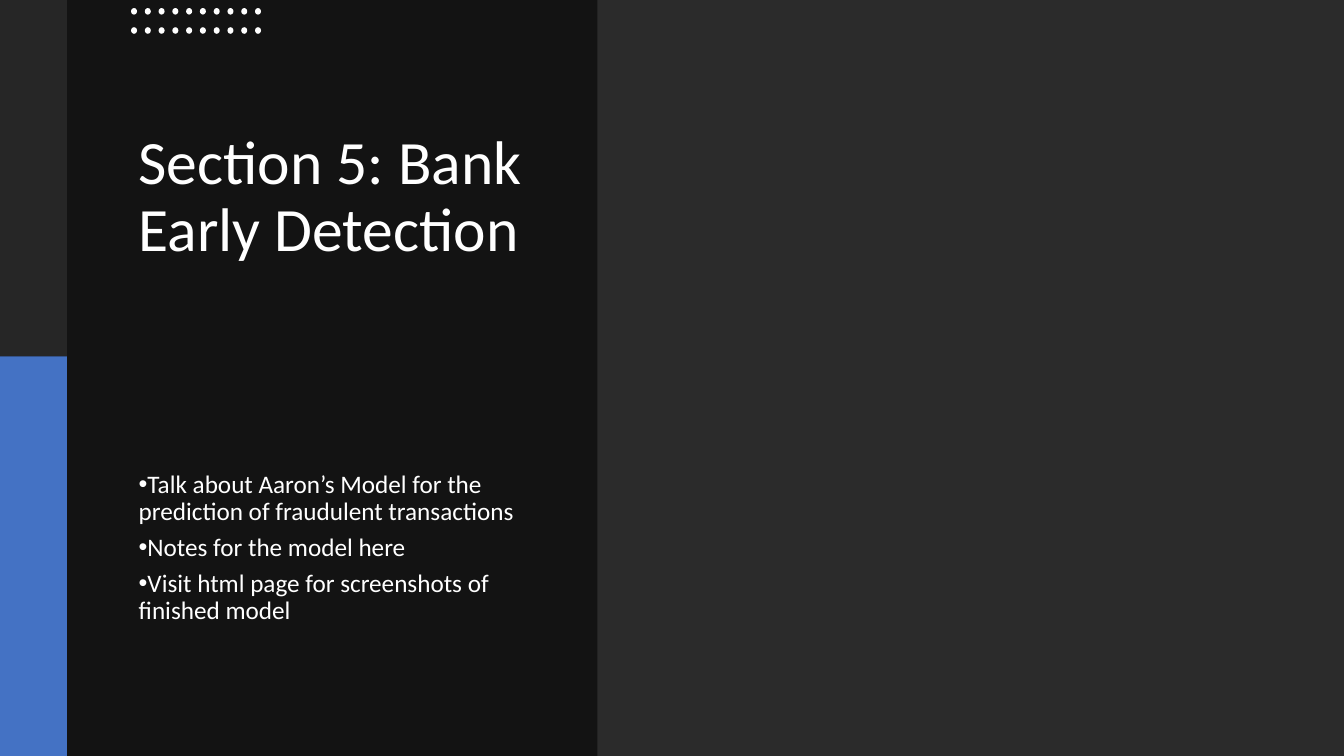
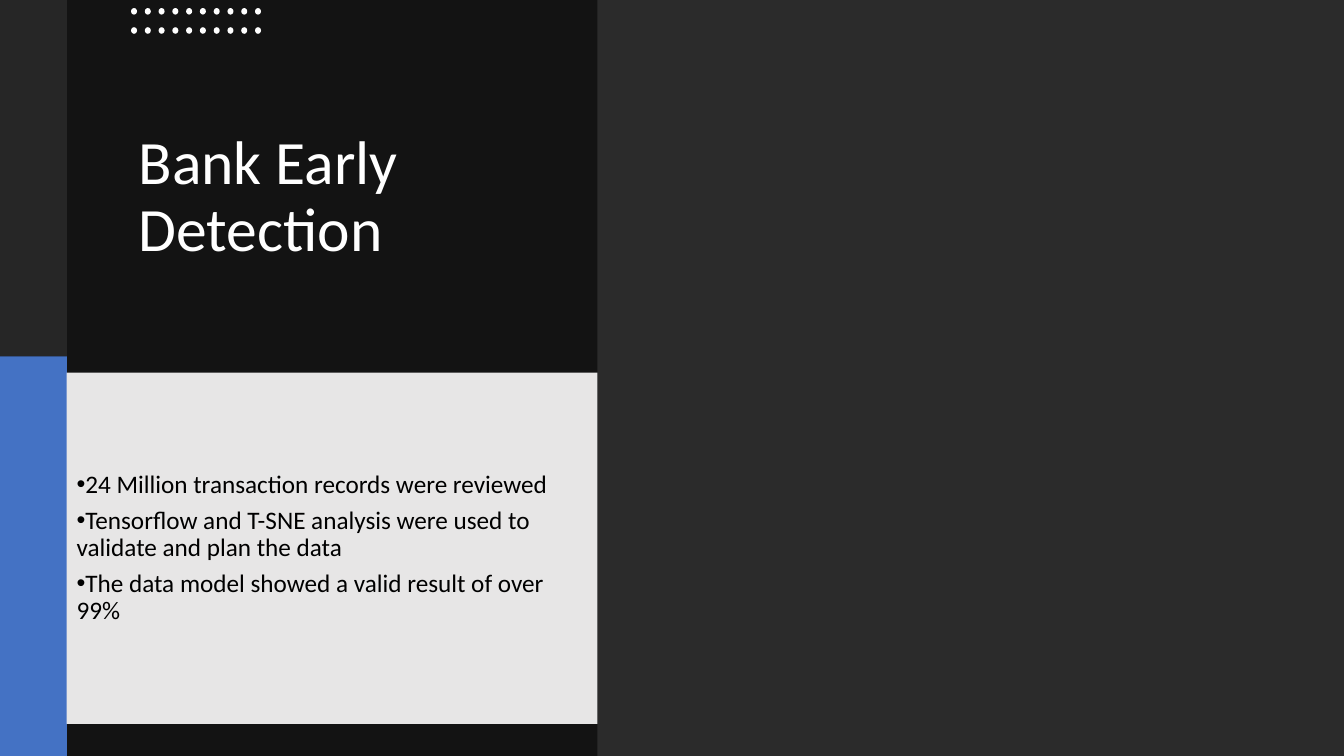
Before and after one commit to OP78142/UTSA-Bootcamp-Final, a slide deck: slide 6 of Predicting Credit Card Fraud_Template.pptx. Drawn at 1344x756 pixels with LibreOffice and Linux fonts; fonts in the diff are those of the drawing; background and template pictures are left out; a plain dark background stands for a picture behind light text. Boxes give left, top, right and bottom in pixels: in the first picture for what was removed or moved away, otherwise in the second. Text is boxed around its words. In the diff, an @@ line names an element or a change of style, - is before the commit and + after.

```diff
--- a/Predicting Credit Card Fraud_Template.pptx
+++ b/Predicting Credit Card Fraud_Template.pptx
@@ text at <box>139,141,398,252</box>: text changed @@
-Section 5: Bank Early Detection
+Bank Early Detection
@@ rectangle "24 Million transaction records were ...": place and size @@
-rectangle "24 Million transaction records were ..." at <box>139,475,513,619</box>
+rectangle "24 Million transaction records were ..." at <box>67,373,598,724</box>
@@ rectangle "24 Million transaction records were ..." at <box>67,373,598,724</box>: fill none to #E7E6E6 @@
@@ text in rectangle at <box>77,475,547,620</box>: text changed; text colour #FFFFFF to #000000 @@
-• Talk about Aaron’s Model for the prediction of fraudulent transactions
-• Notes for the model here
-• Visit html page for screenshots of finished model
+• 24 Million transaction records were reviewed
+• Tensorflow and T-SNE analysis were used to validate and plan the data
+• The data model showed a valid result of over 99%
```
Also in this commit, not shown: 5 other slides changed, 6 other files.
